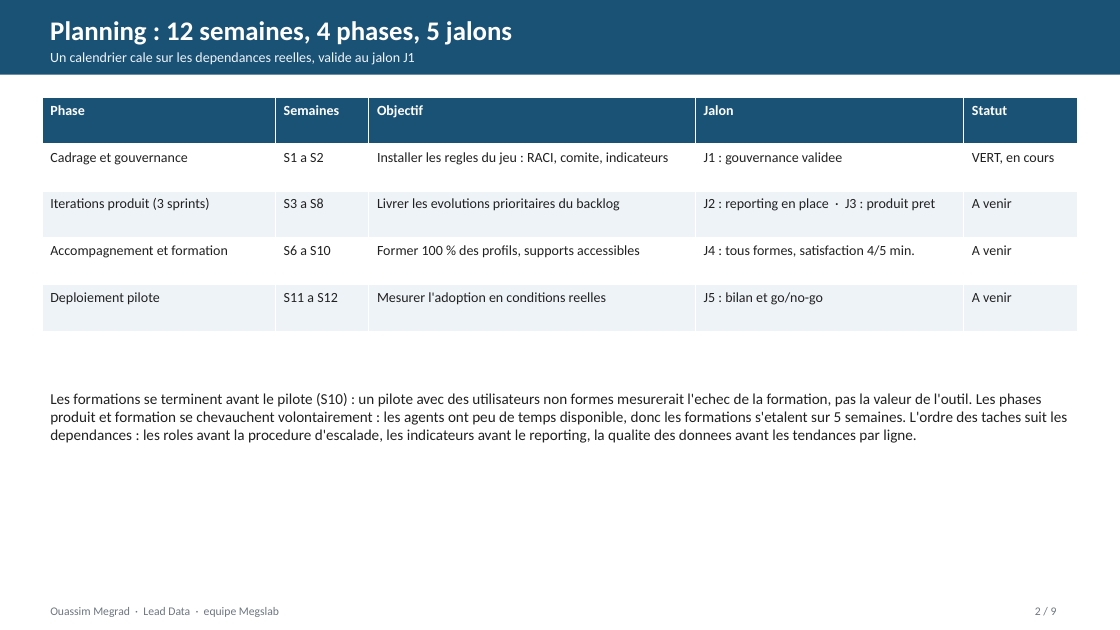
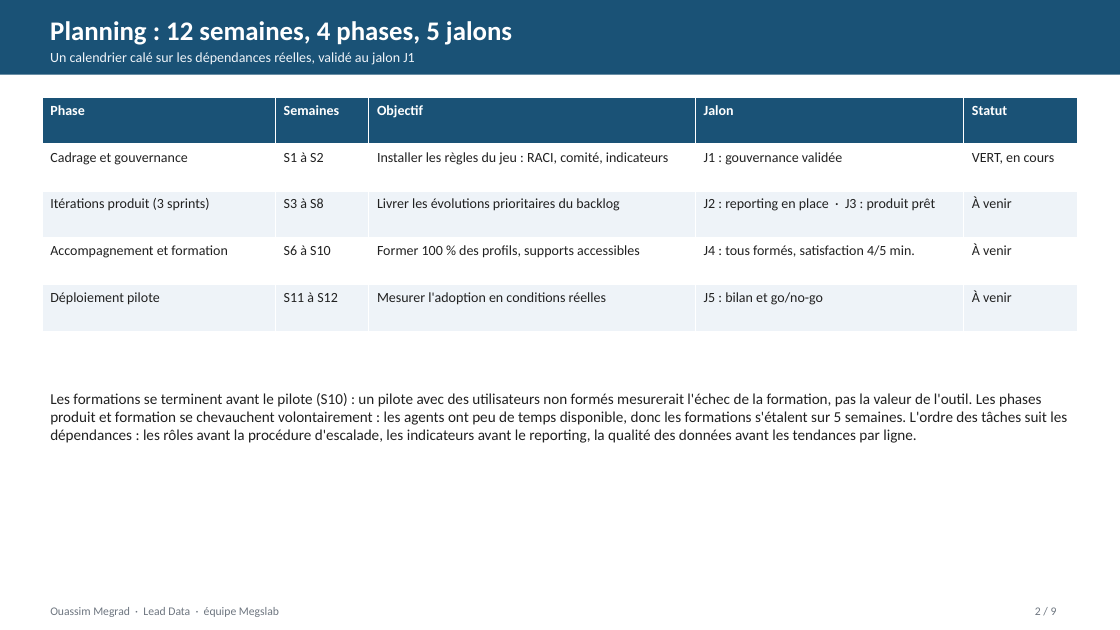
Before and after one commit to ouassim16wass/bloc_e4, a slide deck: slide 2 of livrables/support_reporting_direction.pptx. Drawn at 1120x630 pixels with LibreOffice and Linux fonts; fonts in the diff are those of the drawing. Boxes give left, top, right and bottom in pixels: in the first picture for what was removed or moved away, otherwise in the second. Text is boxed around its words. In the diff, an @@ line names an element or a change of style, - is before the commit and + after.

```diff
--- a/livrables/support_reporting_direction.pptx
+++ b/livrables/support_reporting_direction.pptx
@@ text at (x1=50, y1=52, x2=415, y2=65): text changed @@
-Un calendrier cale sur les dependances reelles, valide au jalon J1
+Un calendrier calé sur les dépendances réelles, validé au jalon J1
@@ table at (x1=42, y1=98, x2=1078, y2=332) @@
-row 2: Cadrage et gouvernance | S1 a S2 | Installer les regles du jeu : RACI, comite, indicateurs | J1 : gouvernance validee | VERT, en cours
+row 2: Cadrage et gouvernance | S1 à S2 | Installer les règles du jeu : RACI, comité, indicateurs | J1 : gouvernance validée | VERT, en cours
-row 3: Iterations produit (3 sprints) | S3 a S8 | Livrer les evolutions prioritaires du backlog | J2 : reporting en place · J3 : produit pret | A venir
+row 3: Itérations produit (3 sprints) | S3 à S8 | Livrer les évolutions prioritaires du backlog | J2 : reporting en place · J3 : produit prêt | À venir
-row 4: Accompagnement et formation | S6 a S10 | Former 100 % des profils, supports accessibles | J4 : tous formes, satisfaction 4/5 min. | A venir
+row 4: Accompagnement et formation | S6 à S10 | Former 100 % des profils, supports accessibles | J4 : tous formés, satisfaction 4/5 min. | À venir
-row 5: Deploiement pilote | S11 a S12 | Mesurer l'adoption en conditions reelles | J5 : bilan et go/no-go | A venir
+row 5: Déploiement pilote | S11 à S12 | Mesurer l'adoption en conditions réelles | J5 : bilan et go/no-go | À venir
@@ text at (x1=50, y1=393, x2=1067, y2=443): text changed @@
-Les formations se terminent avant le pilote (S10) : un pilote avec des utilisateurs non formes mesurerait l'echec de la formation, pas la valeur de l'outil. Les phases produit et formation se chevauchent volontairement : les agents ont peu de temps disponible, donc les formations s'etalent sur 5 semaines. L'ordre des taches suit les dependances : les roles avant la procedure d'escalade, les indicateurs avant le reporting, la qualite des donnees avant les tendances par ligne.
+Les formations se terminent avant le pilote (S10) : un pilote avec des utilisateurs non formés mesurerait l'échec de la formation, pas la valeur de l'outil. Les phases produit et formation se chevauchent volontairement : les agents ont peu de temps disponible, donc les formations s'étalent sur 5 semaines. L'ordre des tâches suit les dépendances : les rôles avant la procédure d'escalade, les indicateurs avant le reporting, la qualité des données avant les tendances par ligne.
```
Also in this commit, not shown: 8 other slides changed, 1 other file.
